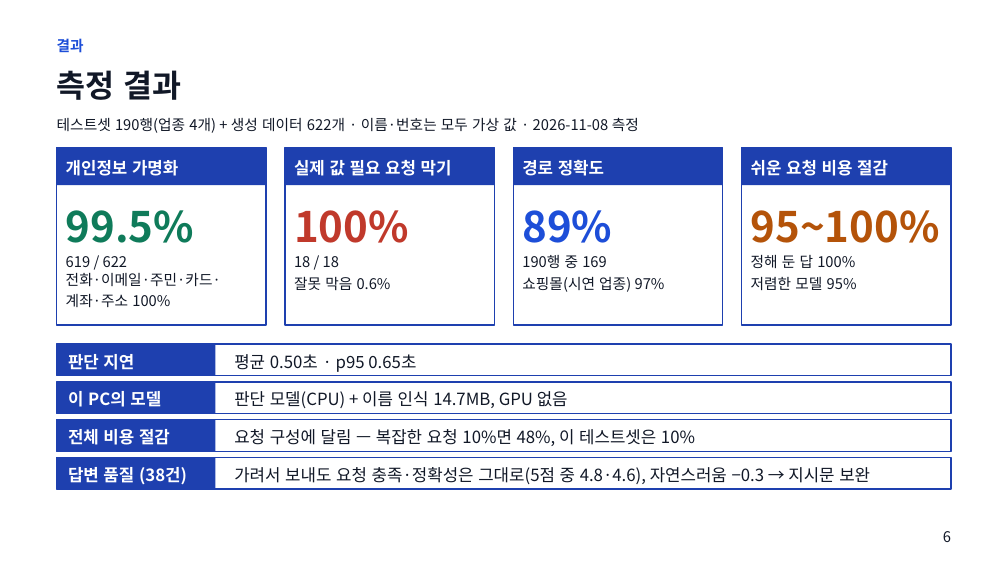
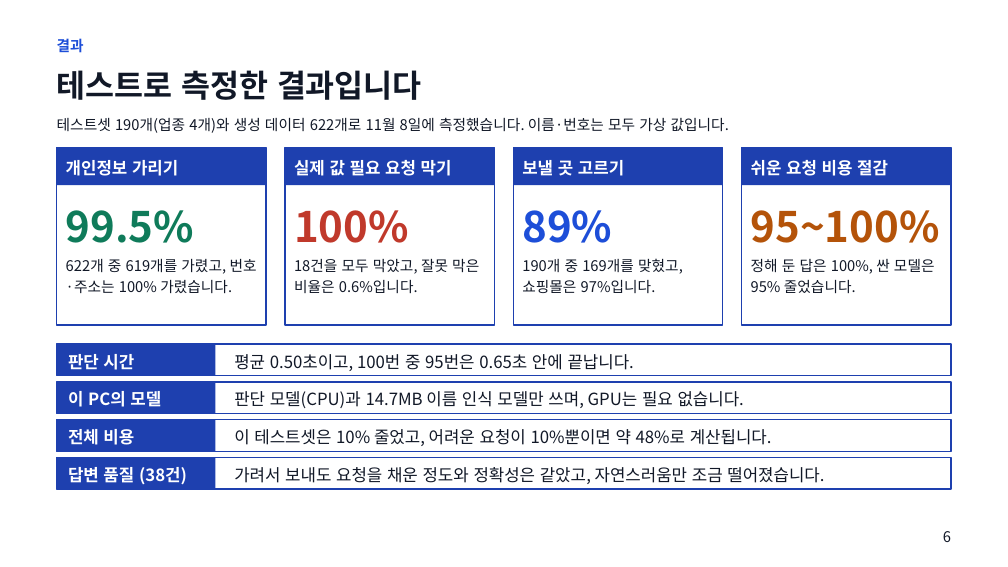
Before and after one commit to baesanggue/ai-gateway, a slide deck: slide 6 of docs/presentation/2026-11-17-garimgate.pptx. Drawn at 1008x567 pixels with LibreOffice and Linux fonts; fonts in the diff are those of the drawing. Boxes give left, top, right and bottom in pixels: in the first picture for what was removed or moved away, otherwise in the second. Text is boxed around its words. In the diff, an @@ line names an element or a change of style, - is before the commit and + after.

```diff
--- a/docs/presentation/2026-11-17-garimgate.pptx
+++ b/docs/presentation/2026-11-17-garimgate.pptx
@@ text at (x1=57, y1=70, x2=422, y2=100): text changed @@
-측정 결과
+테스트로 측정한 결과입니다
@@ text at (x1=57, y1=118, x2=729, y2=133): text changed @@
-테스트셋 190행(업종 4개) + 생성 데이터 622개 · 이름·번호는 모두 가상 값 · 2026-11-08 측정
+테스트셋 190개(업종 4개)와 생성 데이터 622개로 11월 8일에 측정했습니다. 이름·번호는 모두 가상 값입니다.
@@ text at (x1=66, y1=160, x2=178, y2=176): text changed @@
-개인정보 가명화
+개인정보 가리기
@@ text at (x1=522, y1=160, x2=624, y2=176): text changed @@
-경로 정확도
+보낼 곳 고르기
@@ text at (x1=66, y1=259, x2=257, y2=293): text changed @@
-619 / 622
-전화·이메일·주민·카드·
-계좌·주소 100%
+622개 중 619개를 가렸고, 번호·주소는 100% 가렸습니다.
@@ text at (x1=294, y1=259, x2=479, y2=293): text changed @@
-18 / 18
-잘못 막음 0.6%
+18건을 모두 막았고, 잘못 막은 비율은 0.6%입니다.
@@ text at (x1=522, y1=258, x2=683, y2=293): text changed @@
-190행 중 169
-쇼핑몰(시연 업종) 97%
+190개 중 169개를 맞혔고, 쇼핑몰은 97%입니다.
@@ text at (x1=751, y1=259, x2=935, y2=293): text changed @@
-정해 둔 답 100%
-저렴한 모델 95%
+정해 둔 답은 100%, 싼 모델은 95% 줄었습니다.
@@ text at (x1=68, y1=354, x2=134, y2=370): text changed @@
-판단 지연
+판단 시간
@@ text at (x1=234, y1=354, x2=634, y2=371): text changed @@
-평균 0.50초 · p95 0.65초
+평균 0.50초이고, 100번 중 95번은 0.65초 안에 끝납니다.
@@ text at (x1=234, y1=391, x2=744, y2=408): text changed @@
-판단 모델(CPU) + 이름 인식 14.7MB, GPU 없음
+판단 모델(CPU)과 14.7MB 이름 인식 모델만 쓰며, GPU는 필요 없습니다.
@@ text at (x1=68, y1=429, x2=134, y2=445): text changed @@
-전체 비용 절감
+전체 비용
@@ text at (x1=234, y1=429, x2=772, y2=446): text changed @@
-요청 구성에 달림 — 복잡한 요청 10%면 48%, 이 테스트셋은 10%
+이 테스트셋은 10% 줄었고, 어려운 요청이 10%뿐이면 약 48%로 계산됩니다.
@@ text at (x1=234, y1=467, x2=824, y2=484): text changed @@
-가려서 보내도 요청 충족·정확성은 그대로(5점 중 4.8·4.6), 자연스러움 −0.3 → 지시문 보완
+가려서 보내도 요청을 채운 정도와 정확성은 같았고, 자연스러움만 조금 떨어졌습니다.
```
Also in this commit, not shown: 8 other slides changed, 1 other file.
